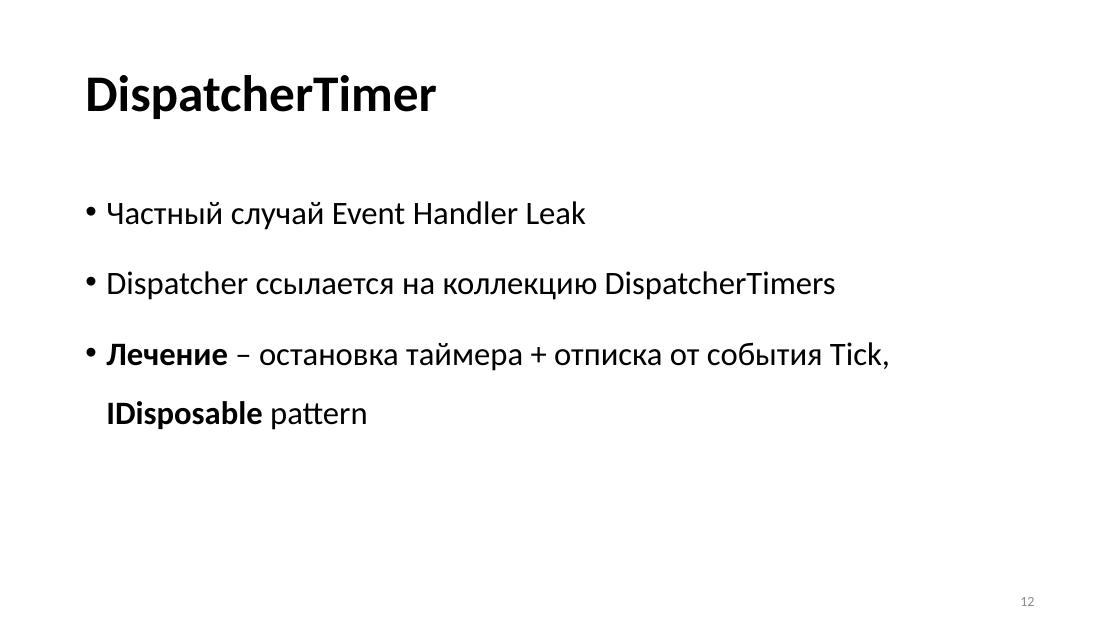
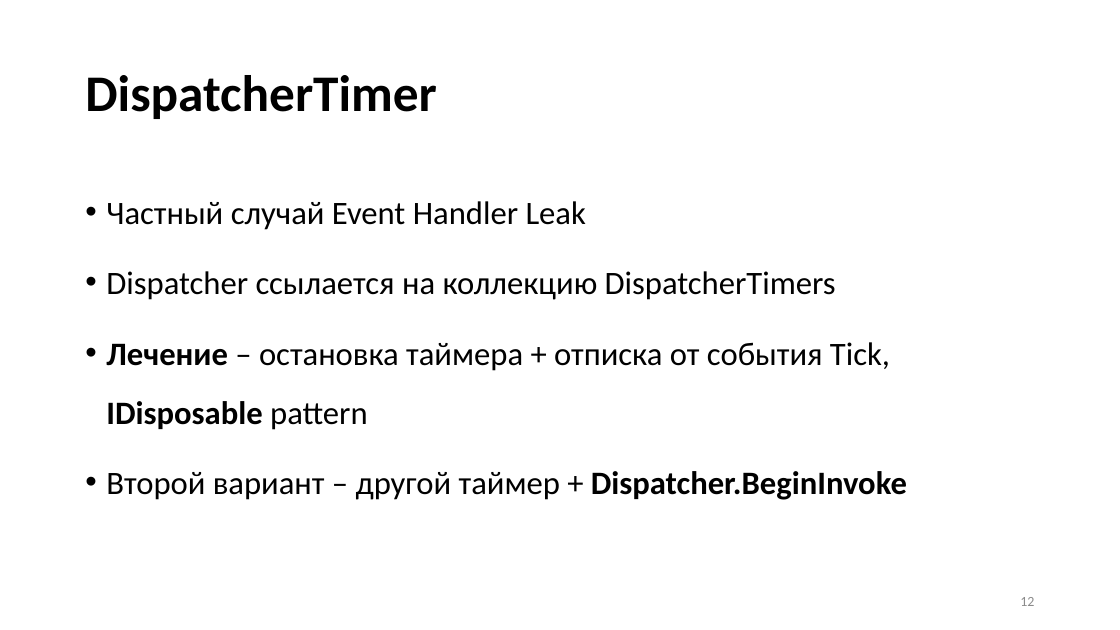
Before and after one commit to Talrandel/MemoryLeak, a slide deck: slide 12 of Утечки памяти.pptx. Drawn at 1120x630 pixels with LibreOffice and Linux fonts; fonts in the diff are those of the drawing. Boxes give left, top, right and bottom in pixels: in the first picture for what was removed or moved away, otherwise in the second. Text is boxed around its words. In the diff, an @@ line names an element or a change of style, - is before the commit and + after.

```diff
--- a/Утечки памяти.pptx
+++ b/Утечки памяти.pptx
@@ text at (106,471,907,500): paragraph added @@
+• Второй вариант – другой таймер + Dispatcher.BeginInvoke
```
Also in this commit, not shown: 6 other slides changed, 1 slide removed, 31 other files.
